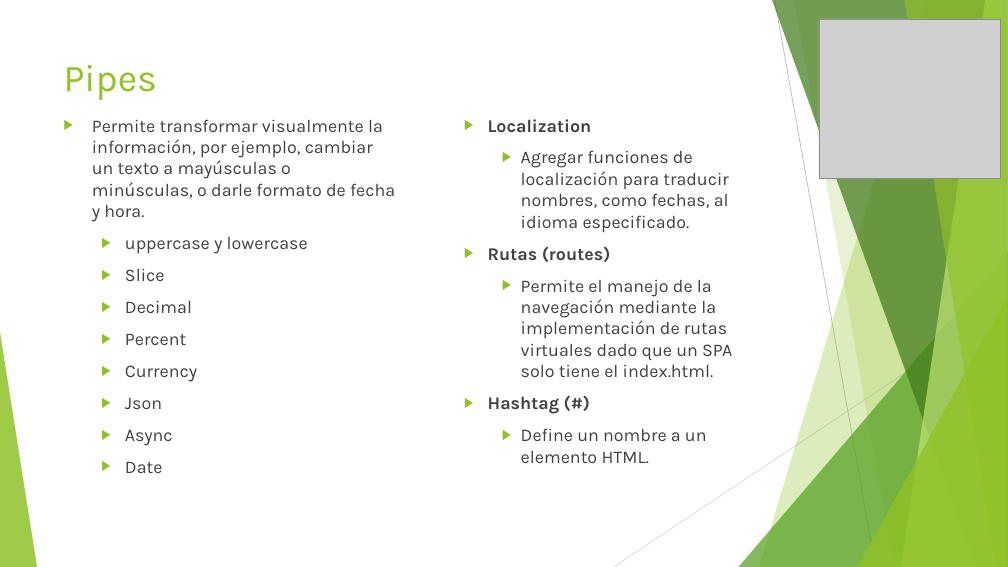
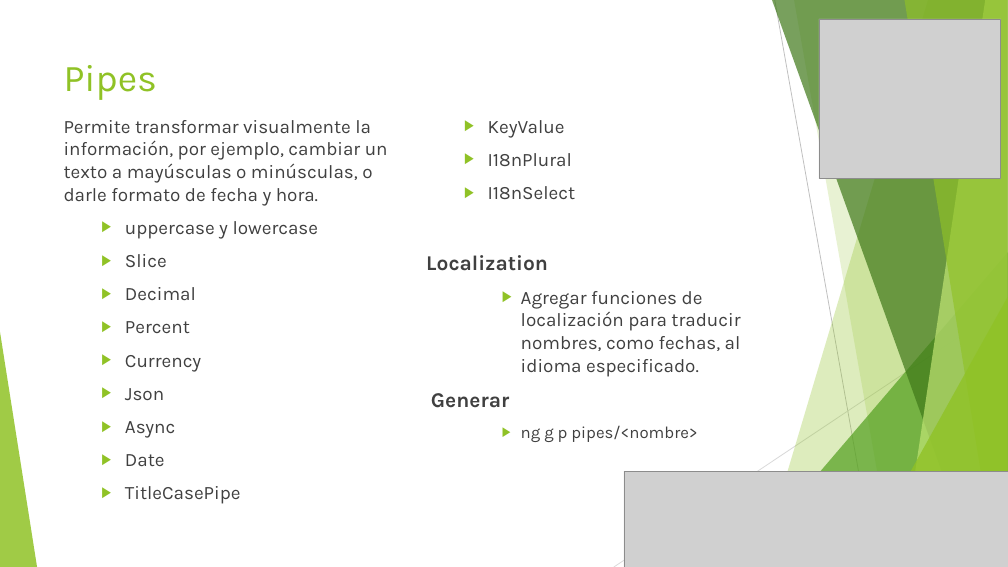
Before and after one commit to jpchSubzero/tartaro, a slide deck: slide 19 of angular/eShopApp/Recursos/Angular.pptx (slide 16 before the commit). Drawn at 1008x567 pixels with LibreOffice and Linux fonts; fonts in the diff are those of the drawing; grey boxes stand for pictures. Boxes give left, top, right and bottom in pixels: in the first picture for what was removed or moved away, otherwise in the second. Text is boxed around its words. In the diff, an @@ line names an element or a change of style, - is before the commit and + after.

```diff
--- a/angular/eShopApp/Recursos/Angular.pptx
+++ b/angular/eShopApp/Recursos/Angular.pptx
@@ text at (64, 120, 741, 466): size 17 to 18 pt in "Permite transformar visualmente la información, por ejemplo, ...", "uppercase y lowercase", "Slice", "Decimal" and 6 more places; size 17 to 20 pt in "Localization"; bullet ▶ to none; list level 2 to 1 in "Localization" @@
@@ text at (125, 120, 575, 504): paragraphs added @@
+  ▶ TitleCasePipe
+  ▶ KeyValue
+  ▶ I18nPlural
+  ▶ I18nSelect
@@ text at (431, 393, 697, 442): text changed; size 17 to 16 pt @@
-  ▶ Rutas (routes)
-    ▶ Permite el manejo de la navegación mediante la implementación de rutas virtuales dado que un SPA solo tiene el index.html.
-  ▶ Hashtag (#)
-    ▶ Define un nombre a un elemento HTML.
+Generar
+    ▶ ng g p pipes/<nombre>
@@ picture added at (624, 471, 1008, 567) @@
```
Also in this commit, not shown: 18 other slides changed, 10 slides added, 43 other files.
